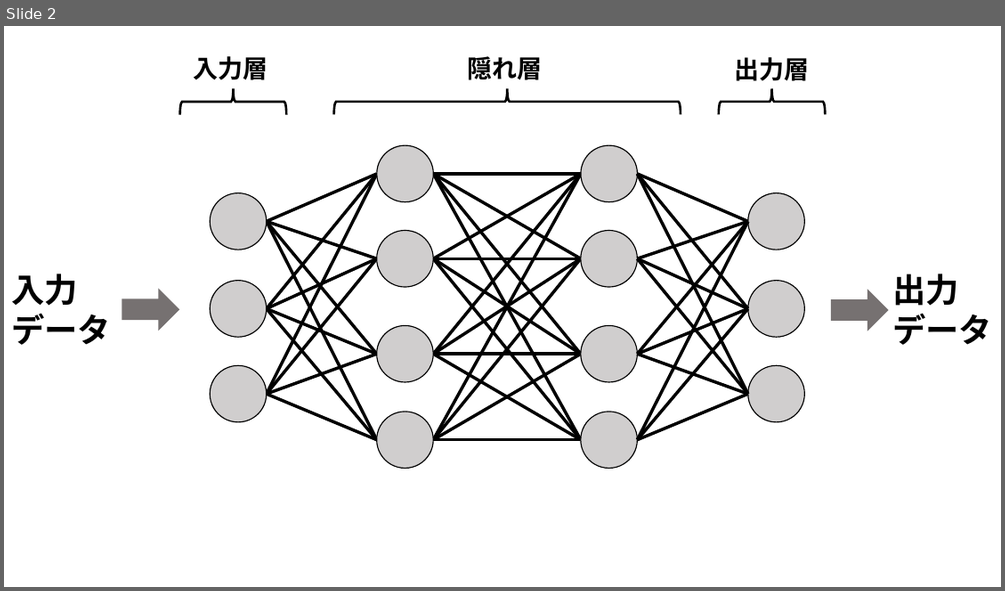
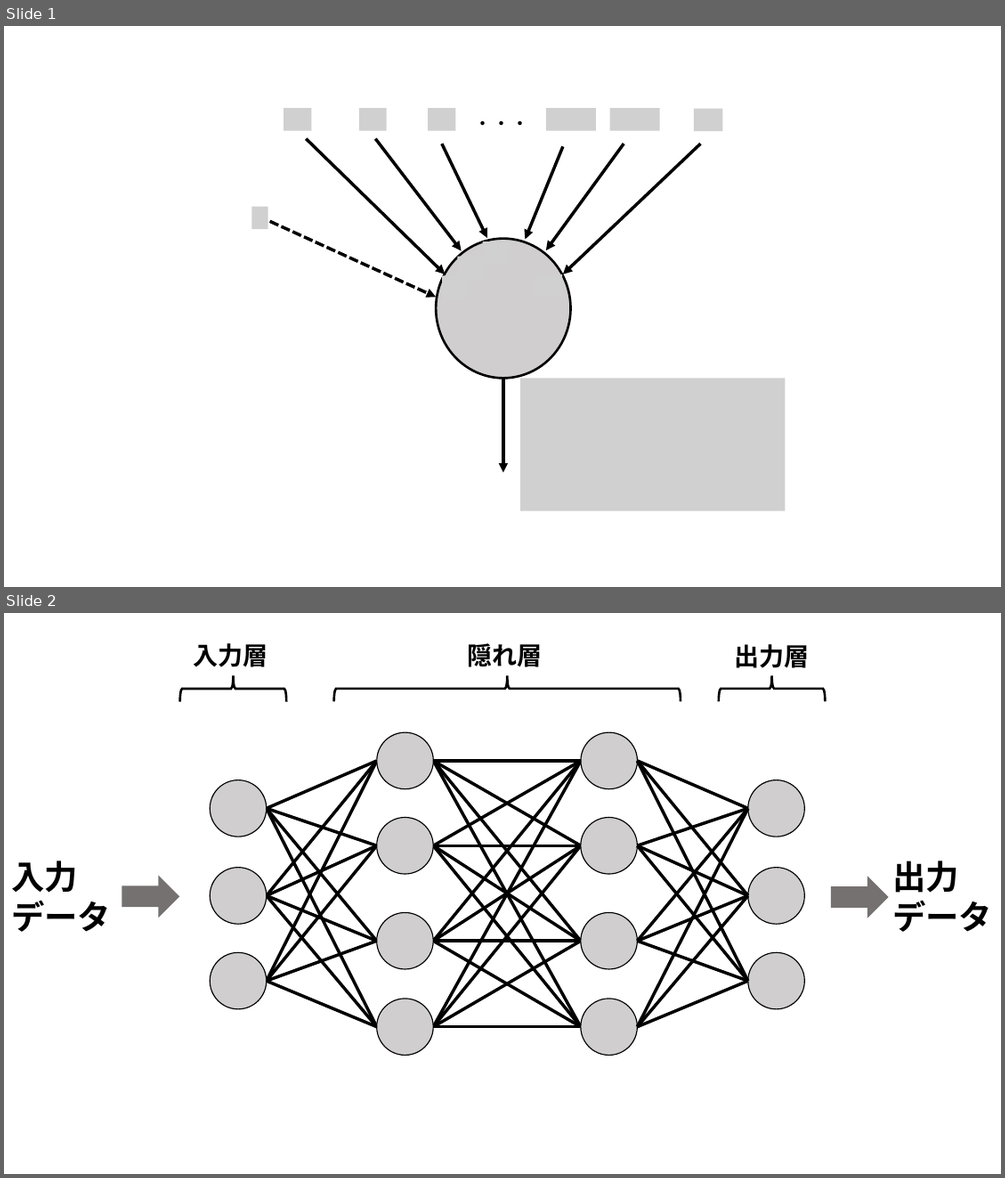
Before and after one commit to rurusasu/tex, a slide deck: 卒研発表tex用_イラスト.pptx. Shown one above the other, each under a label of ours: slide 2 before the commit, slides 1 and 2 after it. The pictures are 1005x591 and 1005x1178 pixels, drawn with LibreOffice and Linux fonts; fonts in the diff are those of the drawing; grey boxes stand for pictures. Boxes give left, top, right and bottom in pixels: in the first picture for what was removed or moved away, otherwise in the second. Text is boxed around its words. In the diff, an @@ line names an element or a change of style, - is before the commit and + after.

```diff
--- a/卒研発表tex用_イラスト.pptx
+++ b/卒研発表tex用_イラスト.pptx
@@ slide 1 added at [4, 26, 1001, 587], background #FFFFFF @@
@@ picture added at [251, 206, 268, 229] @@
@@ arrow added from (270, 221) to (437, 297), #000000 3 pt dashed @@
@@ group added at [283, 108, 785, 511]: 11 pictures, 7 arrows, 1 ellipse, 1 text @@
+・・・
```
Also in this commit, not shown: 1 slide removed, 3 other files.
